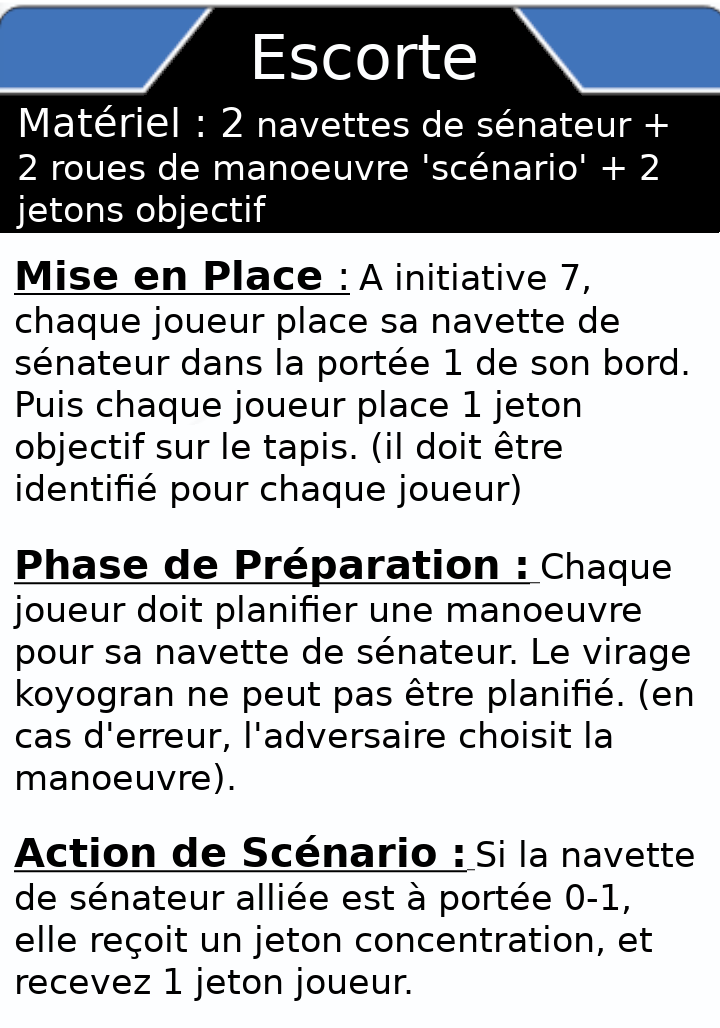
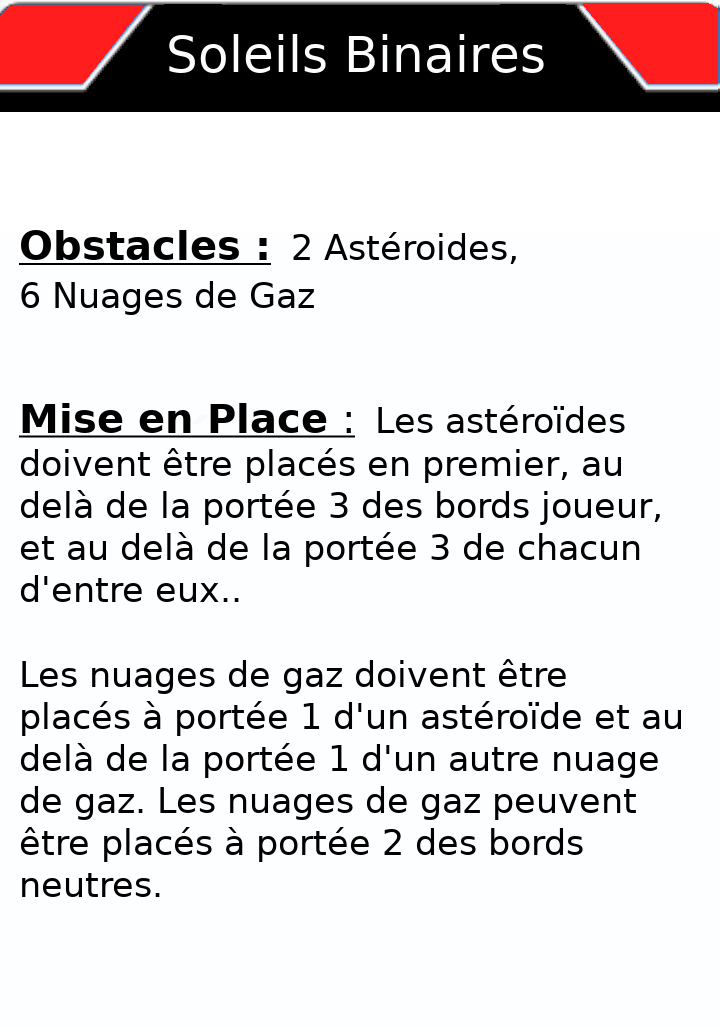
Two versions of the same layered image (720 x 1028). Layer-by-layer changes:
renamed "Mise en Place : A initiative 7..." to "Obstacles : 2 Astéroides, ...", painted on it over [13, 230, 694, 1001]
renamed "Matériel : 2 navettes de sénat..." to "Calque de texte vide", painted on it over [16, 105, 668, 229]
renamed "Escorte" to "Soleils Binaires", painted on it over [169, 34, 544, 80]
added layer "wildcard" above "environment" over [0, 0, 720, 1001]
added layer "environment" above "scenario" over [0, 0, 720, 1001]
